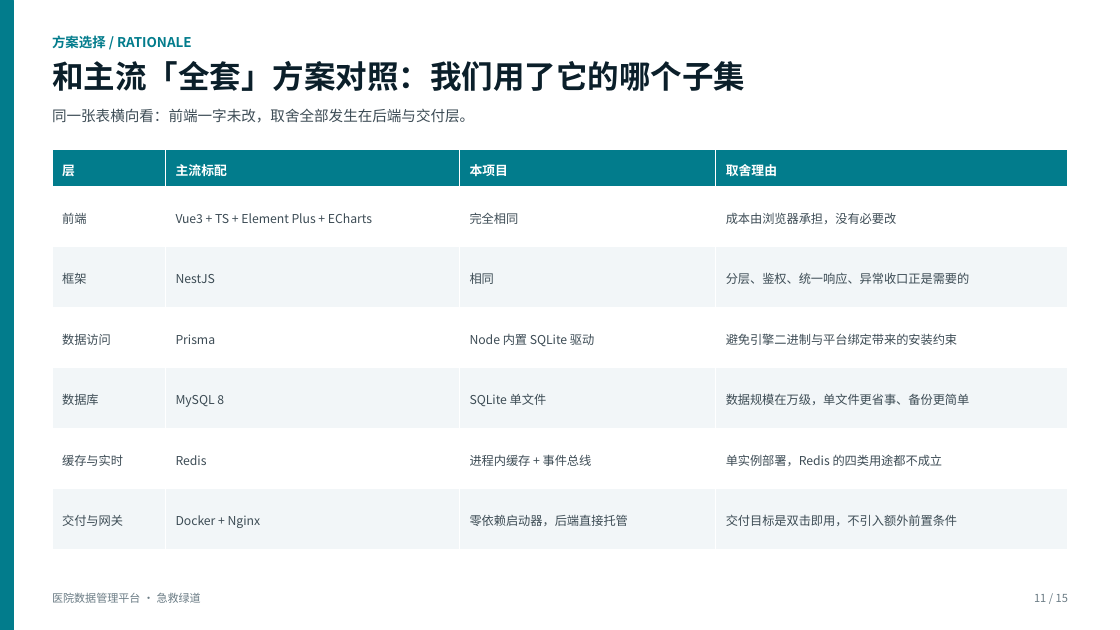
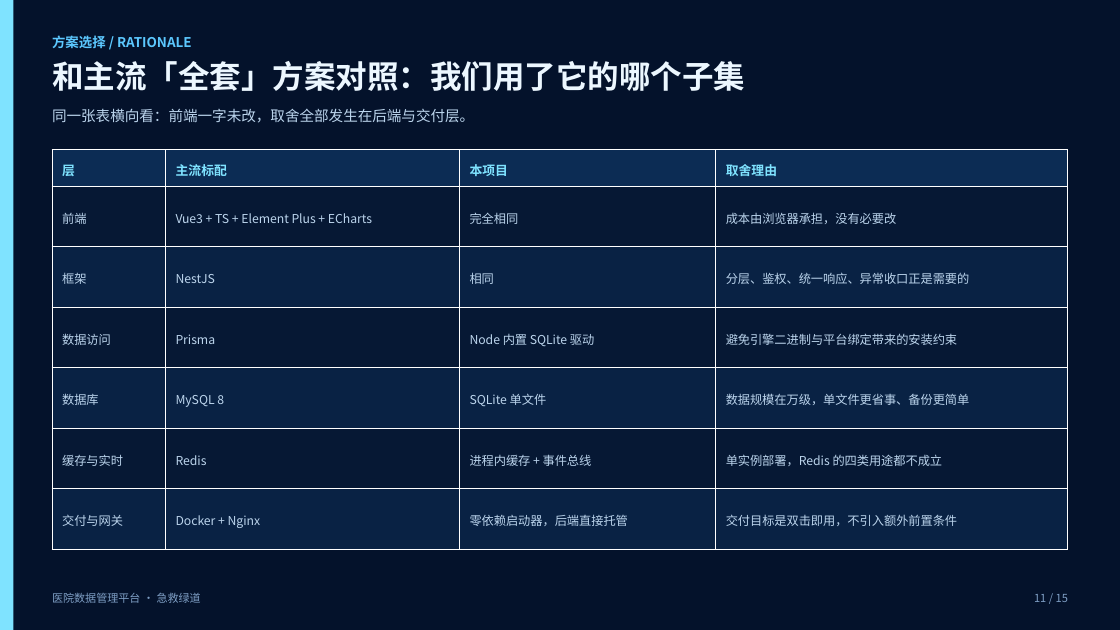
Before and after one commit to popostar11/hospital-data-platform, a slide deck: slide 11 of docs/ppt/医院数据管理平台-项目汇报.pptx. Drawn at 1120x630 pixels with LibreOffice and Linux fonts; fonts in the diff are those of the drawing. Boxes give left, top, right and bottom in pixels: in the first picture for what was removed or moved away, otherwise in the second. Text is boxed around its words. In the diff, an @@ line names an element or a change of style, - is before the commit and + after.

Commit message:
style(ppt): 两份演示稿改用大屏同色系（深色）
配色不再借用参考稿的青绿，改为直接取大屏自身的样式令牌：
  --c-bg-deep #02091A / --c-bg #04122B / 面板叠底 #08224A
  --c-line 柔和化 #1A4272 / --c-cyan #7FE3FF / --c-value #7FFFE0
  --c-text #DCEFFF / --c-text-dim #8FB4DC

改动范围：
- 两份脚本都改为令牌化配色，并支持 --light 切回浅色（便于打印）
- 内容页显式铺一层底色（深色主题必需），卡片加描边、表格换深色表头
- 深色底让大屏与后台截图与版面融为一体，比浅色底更贴合产品

顺带修掉两处构建脚本缺陷：
- band() 的两处调用误把「段落字典」当「run 列表」传入（KeyError: 't'）
- build-ppt.py 缺 import sys，且全局字符串替换误伤了调色板定义本身
  （出现 LABEL_ON_DARK = LABEL_ON_DARK 之类自引用）

验收：两份均为 16:9、0 个形状越界、check_office 结构与内容断言通过、渲染无缺字。

```diff
--- a/docs/ppt/医院数据管理平台-项目汇报.pptx
+++ b/docs/ppt/医院数据管理平台-项目汇报.pptx
@@ rectangle at (0, 0, 13, 630): fill #027C8C to #7FE3FF; outline #027C8C 0.75 pt to none @@
@@ rectangle added at (0, 0, 1120, 630), fill #04122B @@
@@ text "方案选择 / RATIONALE" at (52, 35, 192, 48): text colour #027C8C to #5CC8FF @@
@@ text "和主流「全套」方案对照：我们用了它的哪个子集" at (52, 61, 745, 91): text colour #0B1F2A to #ECF7FF @@
@@ text "同一张表横向看：前端一字未改，取舍全部发生在后端与交付层。" at (52, 108, 474, 123): text colour #3D4C55 to #BBD4EC @@
@@ table at (52, 150, 1068, 549) @@
@@ fill #027C8C to #0C2C54 in row 1 @@
@@ fill #FFFFFF to #061834 in 12 cells @@
@@ fill #F2F6F8 to #092244 in 12 cells @@
@@ text colour #FFFFFF to #7FE3FF in "层", "主流标配", "本项目", "取舍理由" @@
@@ text colour #3D4C55 to #BBD4EC @@
@@ text "医院数据管理平台 · 急救绿道" at (52, 593, 201, 603): text colour #6B7C85 to #7E9EC4 @@
@@ text "11 / 15" at (1034, 594, 1068, 602): text colour #6B7C85 to #7E9EC4 @@
```
Also in this commit, not shown: 14 other slides changed, 3 other files.
